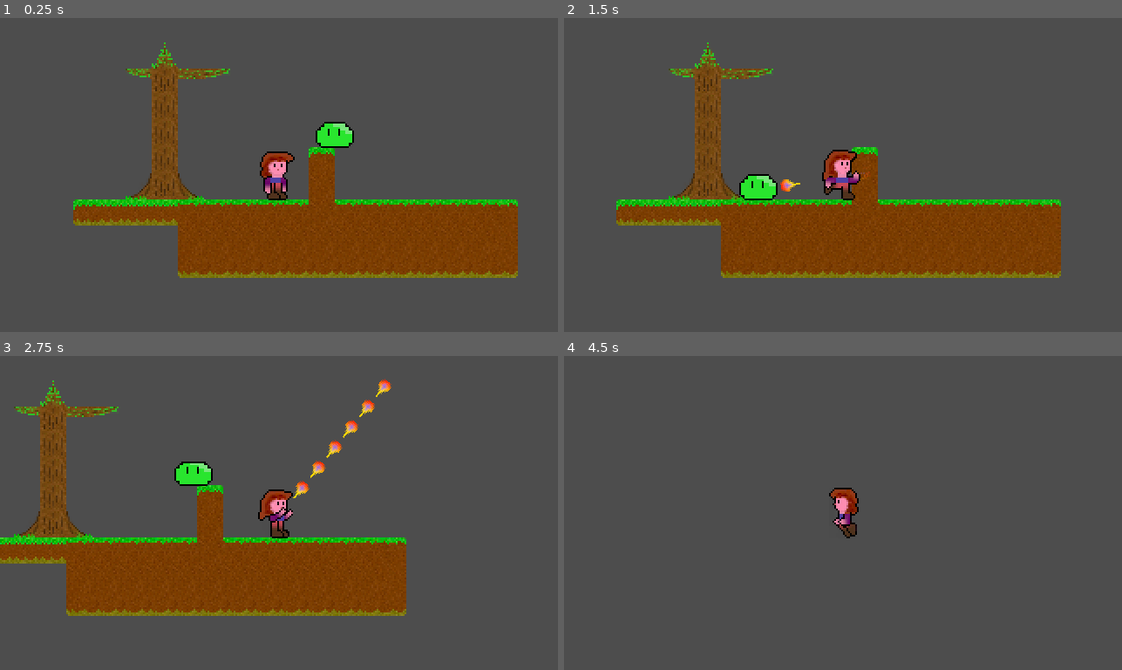
Above: before the commit, frames 1-4 (two rows, left to right).
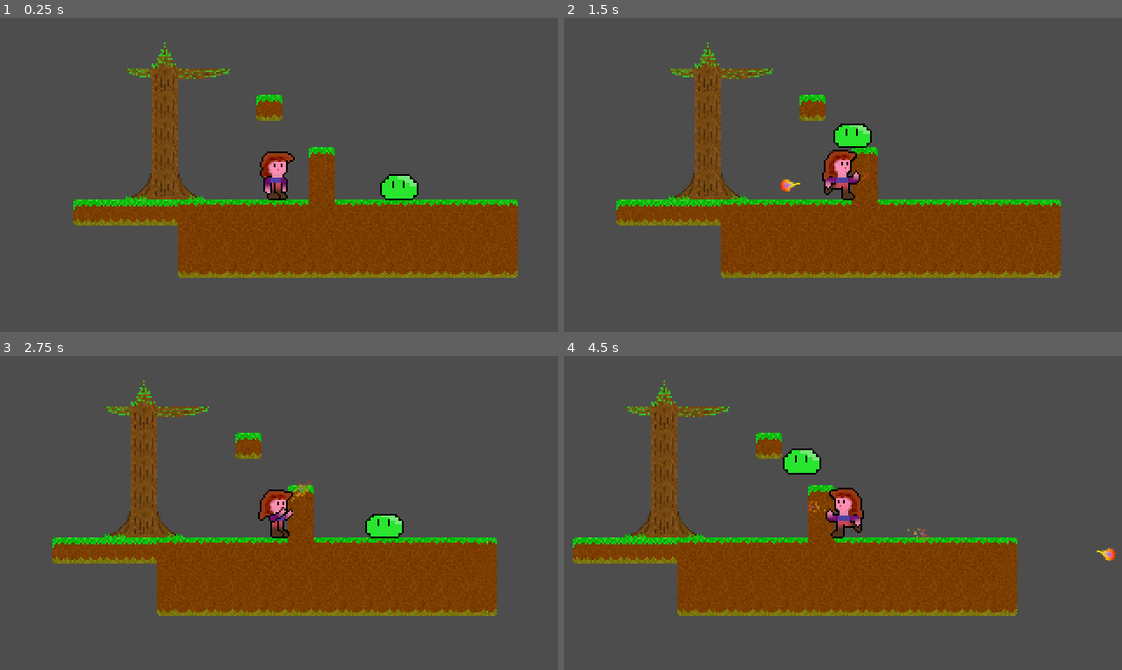
Above: after the commit, the same moments.

Repository: Teaching-myself-Godot/godot-zelia
Game: Godot game, scene res://game.tscn
Two runs of this game, one before a commit and one after it. Both use one fixed random seed, a clock stepped at 60 frames per second and the inputs below.
Inputs (mouse positions are in pixels of both pictures, inside the frame that each line leads up to):
- Up to frame 1 (0.25 s): no input
- Up to frame 2 (1.5 s): move the mouse to (965, 159) at 0.52 s; press the mouse at (965, 159) at 0.53 s; hold D (Run right) from 0.53 s (still down); tap W (Jump) at 0.77 s; move the mouse to (731, 190) at 1.27 s; release the mouse at (731, 190) at 1.28 s; click (731, 190) at 1.35 s
- Up to frame 3 (2.75 s): tap W (Jump) at 1.52 s; move the mouse to (334, 443) at 2.02 s; release D (Run right) at 2.03 s; press the mouse at (334, 443) at 2.03 s; hold A (Run left) from 2.03 s (still down)
- Up to frame 4 (4.5 s): move the mouse to (815, 575) at 2.77 s; release A (Run left) at 2.78 s; release the mouse at (815, 575) at 2.78 s; hold D (Run right) 2.78-4.28 s; click (815, 575) at 2.85 s; tap W (Jump) at 3.02, 3.77 s; move the mouse to (1010, 560) at 3.52 s; press the mouse at (1010, 560) at 3.53 s; move the mouse to (675, 465) at 4.27 s; release the mouse at (675, 465) at 4.28 s; hold A (Run left) from 4.28 s (still down); click (675, 465) at 4.35 s

The runs differ from the first frame. In frame 1, 1.4% of the frame differs, in the area x 45-75%, y 24-59%; in frame 2, 1.4%; in frame 3, 18%; in frame 4, 22%, in the area x 1-99%, y 7-83%.

Commit message:
adds metadata field breakable

Diff:
--- a/game.tscn
+++ b/game.tscn
@@ -8,11 +8,15 @@
 [node name="Game" type="Node"]
 script = ExtResource("1_jeeol")
 
+[node name="BreakableTerrains" parent="." instance=ExtResource("2_jossf")]
+layer_0/tile_data = PackedInt32Array(131079, 262144, 1)
+metadata/breakable = true
+
 [node name="Terrains" parent="." instance=ExtResource("2_jossf")]
 layer_0/tile_data = PackedInt32Array(524304, 327680, 2, 458768, 327680, 1, 393232, 327680, 0, 524303, 262144, 2, 458767 …(996 unchanged characters)…
 
 [node name="Slime" parent="." instance=ExtResource("3_l6mds")]
-position = Vector2(150, 28)
+position = Vector2(187, 69)
 
 [node name="Player" parent="." instance=ExtResource("4_t861h")]
 position = Vector2(118, 70)
--- a/terrains.tscn
+++ b/terrains.tscn
@@ -287,3 +287,4 @@
 tile_set = SubResource("TileSet_01qsw")
 cell_quadrant_size = 15
 format = 2
+metadata/breakable = false
